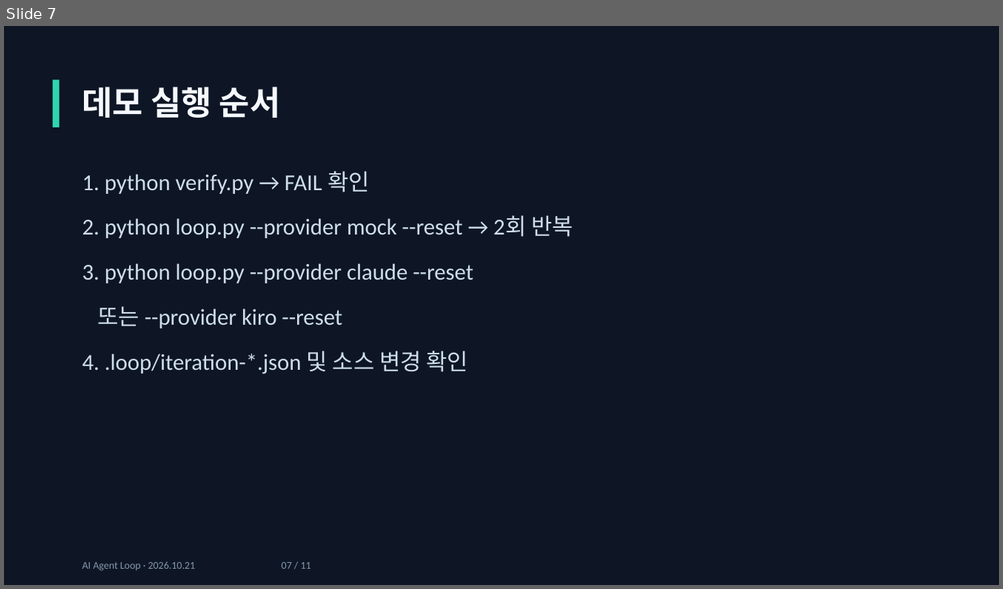
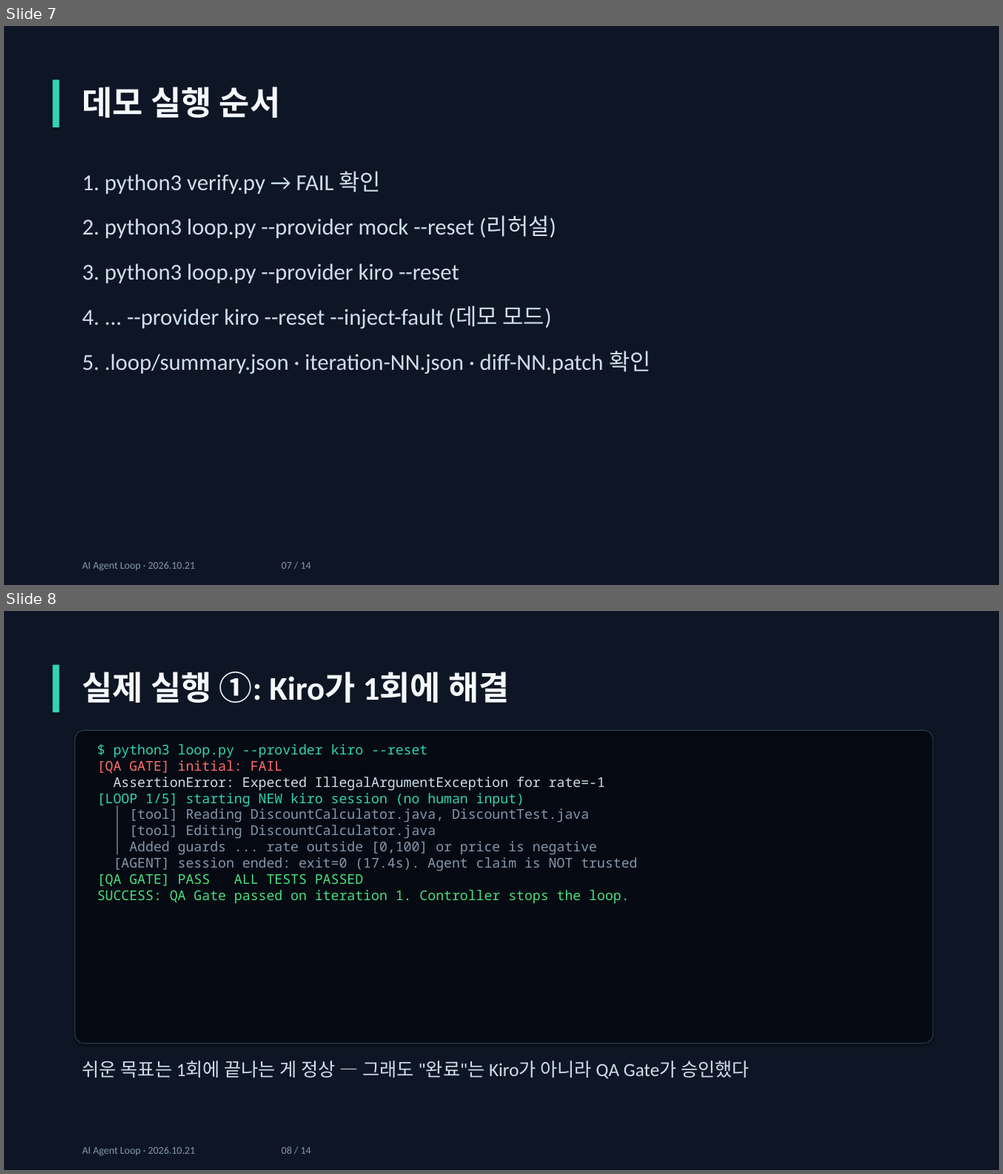
Before and after one commit to jaewon-i/kiro-agent-loop-demo, a slide deck: docs/AI_Agent_Loop.pptx. Shown one above the other, each under a label of ours: slide 7 before the commit, slides 7 and 8 after it. The pictures are 1003x589 and 1003x1174 pixels, drawn with LibreOffice and Linux fonts; fonts in the diff are those of the drawing. Boxes give left, top, right and bottom in pixels: in the first picture for what was removed or moved away, otherwise in the second. Text is boxed around its words. In the diff, an @@ line names an element or a change of style, - is before the commit and + after.

Commit message:
Reflect verified Kiro CLI runs in presentation deck

```diff
--- a/docs/AI_Agent_Loop.pptx
+++ b/docs/AI_Agent_Loop.pptx
@@ slide 8 added at [4, 611, 999, 1170], background #0E1625 @@
@@ rectangle added at [53, 665, 60, 712], fill #31D3B1 @@
@@ text added at [82, 672, 509, 703], 32 pt, text #F5F8FD, bold @@
+실제 실행 ①: Kiro가 1회에 해결
@@ rounded rectangle added at [75, 730, 933, 1044], fill #050A12, outline #2A3B52 0.75 pt @@
@@ text added at [97, 744, 637, 904], 13 pt, text #8397AB @@
+$ python3 loop.py --provider kiro --reset
+[QA GATE] initial: FAIL
+AssertionError: Expected IllegalArgumentException for rate=-1
+[LOOP 1/5] starting NEW kiro session (no human input)
+│ [tool] Reading DiscountCalculator.java, DiscountTest.java
+│ [tool] Editing DiscountCalculator.java
+│ Added guards ... rate outside [0,100] or price is negative
+[AGENT] session ended: exit=0 (17.4s). Agent claim is NOT trusted
+[QA GATE] PASS ALL TESTS PASSED
+SUCCESS: QA Gate passed on iteration 1. Controller stops the loop.
@@ text added at [82, 1061, 749, 1079], 18 pt, text #CFDEEB @@
+쉬운 목표는 1회에 끝나는 게 정상 — 그래도 "완료"는 Kiro가 아니라 QA Gate가 승인했다
@@ text added at [82, 1147, 311, 1156], 10 pt, text #8397AB @@
+AI Agent Loop · 2026.10.21 08 / 14
@@ slide 7 changed as well @@
@@ text at [82, 171, 651, 375]: text changed @@
-1. python verify.py → FAIL 확인
-2. python loop.py --provider mock --reset → 2회 반복
-3. python loop.py --provider claude --reset
-또는 --provider kiro --reset
-4. .loop/iteration-*.json 및 소스 변경 확인
+1. python3 verify.py → FAIL 확인
+2. python3 loop.py --provider mock --reset (리허설)
+3. python3 loop.py --provider kiro --reset
+4. ... --provider kiro --reset --inject-fault (데모 모드)
+5. .loop/summary.json · iteration-NN.json · diff-NN.patch 확인
@@ text at [82, 562, 311, 571]: text changed @@
-AI Agent Loop · 2026.10.21 07 / 11
+AI Agent Loop · 2026.10.21 07 / 14
```
Also in this commit, not shown: 10 other slides changed, 2 other slides added.
